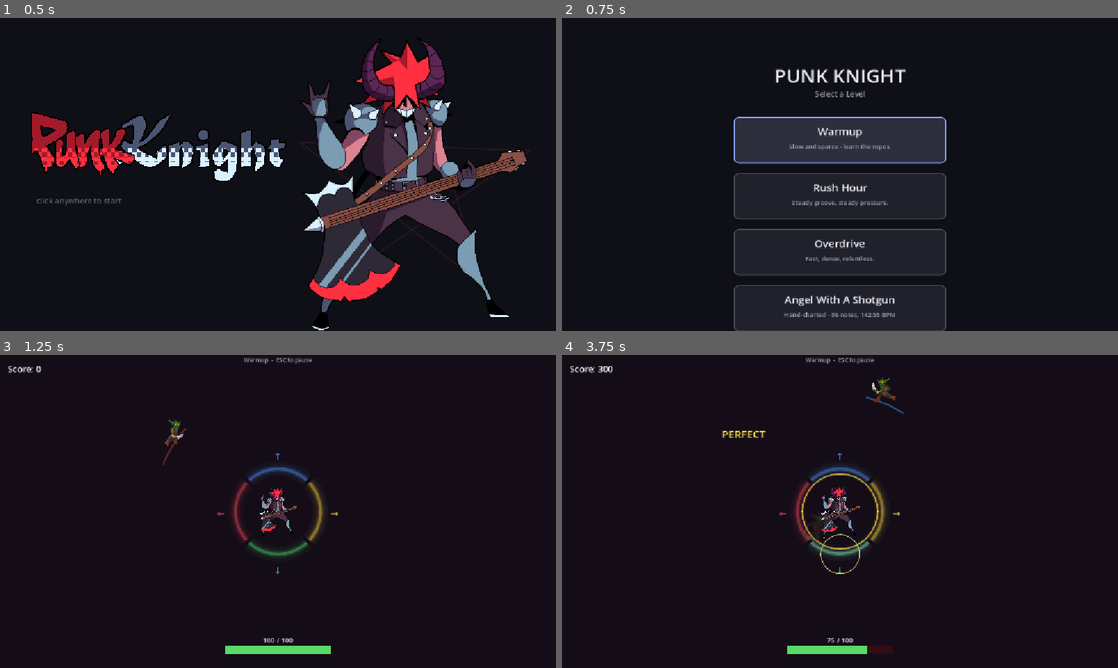
Above: before the commit, frames 1-4 (two rows, left to right).
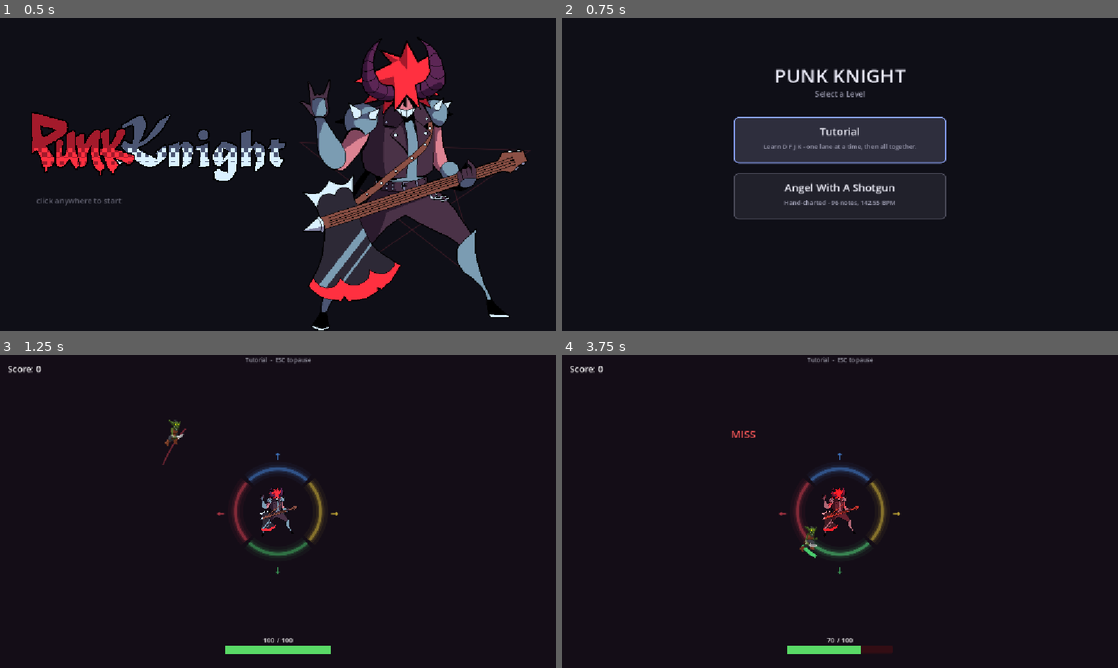
Above: after the commit, the same moments.

Repository: benjamintian2005/punk-knight
Game: Godot game, scene res://scenes/TitleScreen.tscn
Two runs of this game, one before a commit and one after it. Both use one fixed random seed, a clock stepped at 60 frames per second and the inputs below.
Inputs (mouse positions are in pixels of both pictures, inside the frame that each line leads up to):
- Up to frame 1 (0.5 s): no input
- Up to frame 2 (0.75 s): tap Enter (ui_accept) at 0.5 s; move the mouse to (962, 158) at 0.52 s; hold D from 0.53 s (still down); tap Left (lane_0) at 0.6 s; click (962, 158) at 0.67 s
- Up to frame 3 (1.25 s): keep holding D; tap Enter (ui_accept) at 0.77 s
- Up to frame 4 (3.75 s): move the mouse to (728, 527) at 1.27 s; release D at 1.28 s; tap Down (lane_1) at 1.35 s; tap Enter (ui_accept) at 1.52, 3.02 s; move the mouse to (895, 442) at 2.02 s; hold D 2.03-3.53 s; tap Up (lane_2) at 2.1 s; move the mouse to (812, 574) at 2.77 s; tap Right (lane_3) at 2.85 s; click (812, 574) at 2.92 s; move the mouse to (1006, 558) at 3.52 s; tap F at 3.6 s

Frame 1 is identical in both runs. In frame 2, 2.5% of the frame differs, in the area x 30-70%, y 34-100%; in frame 3, less than 0.1%; in frame 4, 1.5%.

Commit message:
Curate levels down to Tutorial and Angel With A Shotgun
Warmup/Rush Hour/Overdrive used the generic looping beat-pattern system
and were redundant with each other; replaced with a dedicated Tutorial
level (slow BPM, introduces each lane before combining them) so new
players have an on-ramp before the one real hand-charted song level.

Co-Authored-By: Claude Sonnet 5 <noreply@anthropic.com>
Claude-Session: https://claude.ai/code/session_016HjaUzBef9n3auBLiqnyCd

Diff:
--- a/resources/levels/angel.tres
+++ b/resources/levels/angel.tres
@@ -4,7 +4,7 @@
 
 [resource]
 script = ExtResource("1")
-order = 3
+order = 1
 title = "Angel With A Shotgun"
 description = "Hand-charted - 96 notes, 142.55 BPM"
 bpm = 142.55
--- a/resources/levels/overdrive.tres
+++ /dev/null
@@ -1,14 +0,0 @@
-[gd_resource type="Resource" script_class="LevelData" load_steps=2 format=3]
-
-[ext_resource type="Script" path="res://scripts/resources/LevelData.gd" id="1"]
-
-[resource]
-script = ExtResource("1")
-order = 2
-title = "Overdrive"
-description = "Fast, dense, relentless."
-bpm = 150.0
-beat_pattern = [0, 1, -1, 2, 3, 1, 0, -1, 2, 3, 0, 1, 2, -1, 3, 1]
-pattern_repeats = 5
-enemy_spawn_min = 0.55
-enemy_spawn_max = 1.3
--- a/resources/levels/rush_hour.tres
+++ /dev/null
@@ -1,14 +0,0 @@
-[gd_resource type="Resource" script_class="LevelData" load_steps=2 format=3]
-
-[ext_resource type="Script" path="res://scripts/resources/LevelData.gd" id="1"]
-
-[resource]
-script = ExtResource("1")
-order = 1
-title = "Rush Hour"
-description = "Steady groove, steady pressure."
-bpm = 128.0
-beat_pattern = [0, -1, 1, -1, 2, 3, -1, 1, 0, 2, -1, 3, 1, -1, 0, -1]
-pattern_repeats = 4
-enemy_spawn_min = 1.0
-enemy_spawn_max = 2.2
--- /dev/null
+++ b/resources/levels/tutorial.tres
@@ -0,0 +1,14 @@
+[gd_resource type="Resource" script_class="LevelData" load_steps=2 format=3]
+
+[ext_resource type="Script" path="res://scripts/resources/LevelData.gd" id="1"]
+
+[resource]
+script = ExtResource("1")
+order = 0
+title = "Tutorial"
+description = "Learn D F J K - one lane at a time, then all together."
+bpm = 80.0
+beat_pattern = [0, -1, -1, -1, 1, -1, -1, -1, 2, -1, -1, -1, 3, -1, -1, -1, 0, 1, 2, 3, -1, -1, -1, -1]
+pattern_repeats = 2
+enemy_spawn_min = 4.0
+enemy_spawn_max = 6.0
--- a/resources/levels/warmup.tres
+++ /dev/null
@@ -1,14 +0,0 @@
-[gd_resource type="Resource" script_class="LevelData" load_steps=2 format=3]
-
-[ext_resource type="Script" path="res://scripts/resources/LevelData.gd" id="1"]
-
-[resource]
-script = ExtResource("1")
-order = 0
-title = "Warmup"
-description = "Slow and sparse - learn the ropes."
-bpm = 100.0
-beat_pattern = [0, -1, -1, -1, 1, -1, -1, -1, 2, -1, -1, -1, 3, -1, -1, -1]
-pattern_repeats = 3
-enemy_spawn_min = 2.0
-enemy_spawn_max = 3.4
